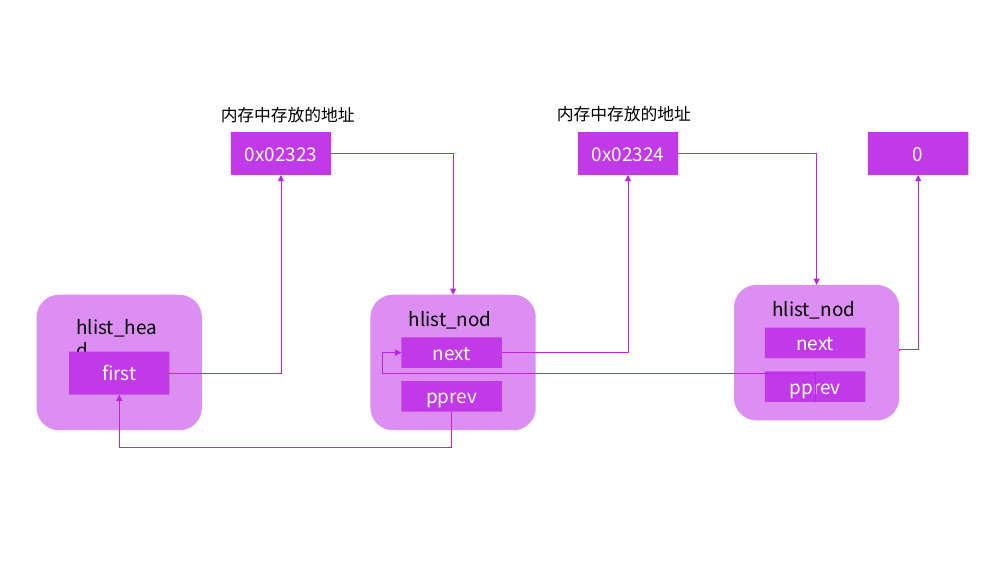
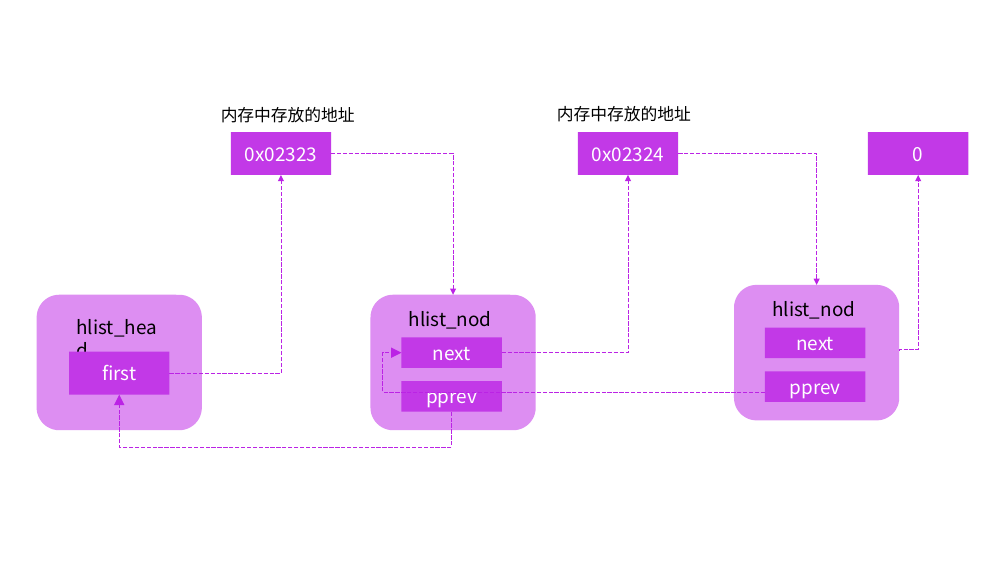
Before and after one commit to lihaoAd/Note, a slide deck: slide 21 of android/binder/binder.pptx. Drawn at 1008x567 pixels with LibreOffice and Linux fonts; fonts in the diff are those of the drawing. Boxes give left, top, right and bottom in pixels: in the first picture for what was removed or moved away, otherwise in the second. Text is boxed around its words. In the diff, an @@ line names an element or a change of style, - is before the commit and + after.

```diff
--- a/android/binder/binder.pptx
+++ b/android/binder/binder.pptx
@@ elbow arrow moved from (815, 402) - (402, 352) to (765, 392) - (402, 352) @@
@@ elbow arrow (765, 392) - (402, 352): stroke #BB23E5 0.5 pt to #BB23E5 0.5 pt dashed @@
@@ elbow arrow (451, 412) - (119, 395): stroke #BB23E5 0.5 pt to #BB23E5 0.5 pt dashed @@
```
Also in this commit, not shown: 2 slides added, 8 other files.
